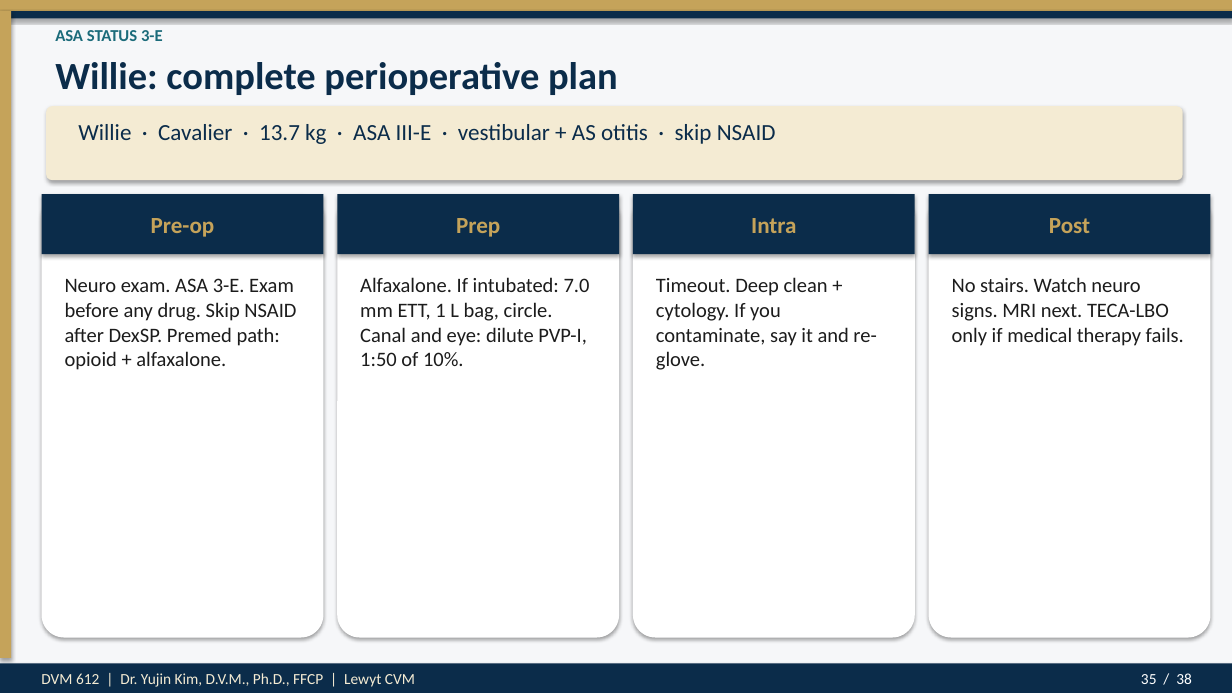
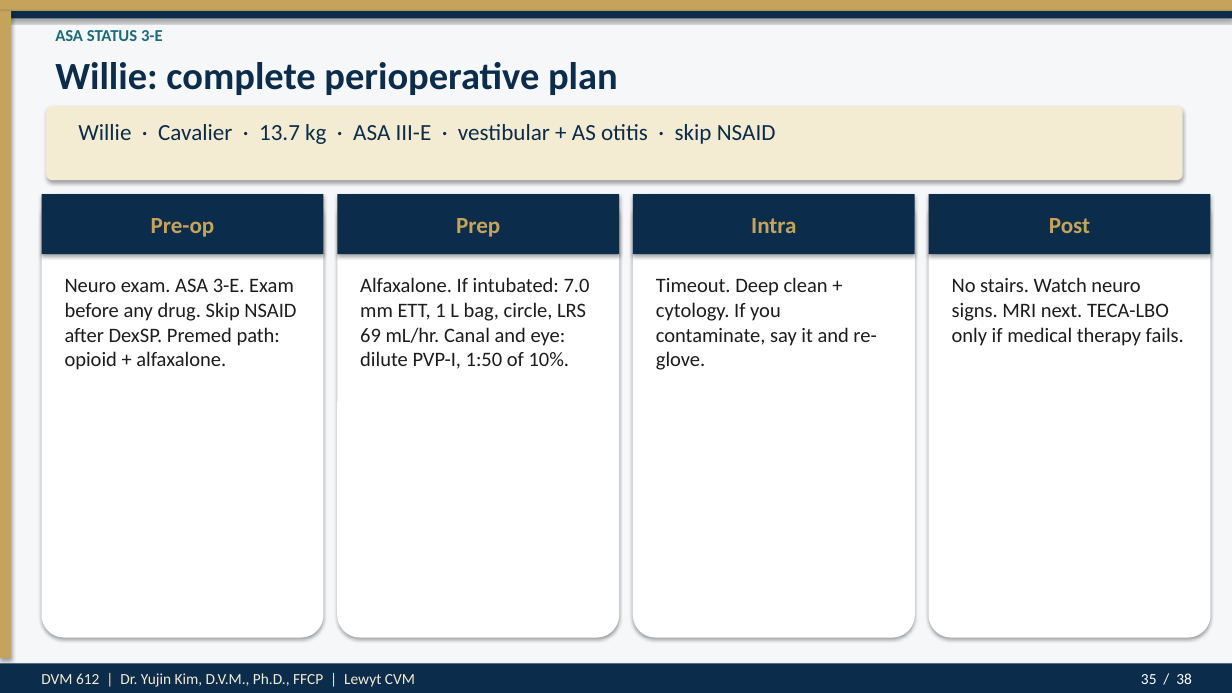
Before and after one commit to drkimvet/happycare, a slide deck: slide 35 of lectures/DVM-612_Week4_Preop_PatientPrep_Postop.pptx. Drawn at 1232x693 pixels with LibreOffice and Linux fonts; fonts in the diff are those of the drawing. Boxes give left, top, right and bottom in pixels: in the first picture for what was removed or moved away, otherwise in the second. Text is boxed around its words. In the diff, an @@ line names an element or a change of style, - is before the commit and + after.

```diff
--- a/lectures/DVM-612_Week4_Preop_PatientPrep_Postop.pptx
+++ b/lectures/DVM-612_Week4_Preop_PatientPrep_Postop.pptx
@@ text at [360, 277, 590, 369]: text changed @@
-Alfaxalone. If intubated: 7.0 mm ETT, 1 L bag, circle. Canal and eye: dilute PVP-I, 1:50 of 10%.
+Alfaxalone. If intubated: 7.0 mm ETT, 1 L bag, circle, LRS 69 mL/hr. Canal and eye: dilute PVP-I, 1:50 of 10%.
```
Also in this commit, not shown: 5 other slides changed, 4 other files.
